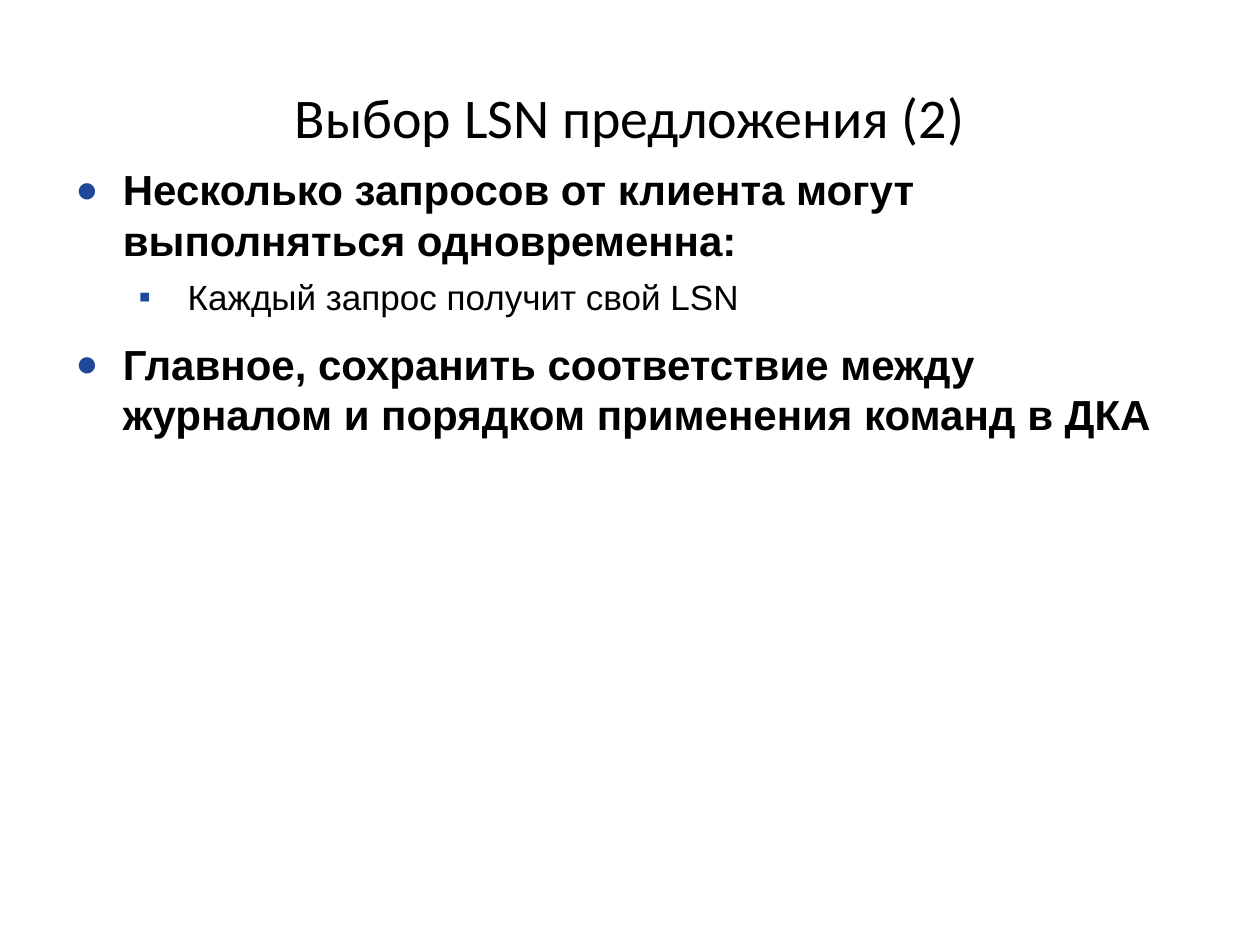
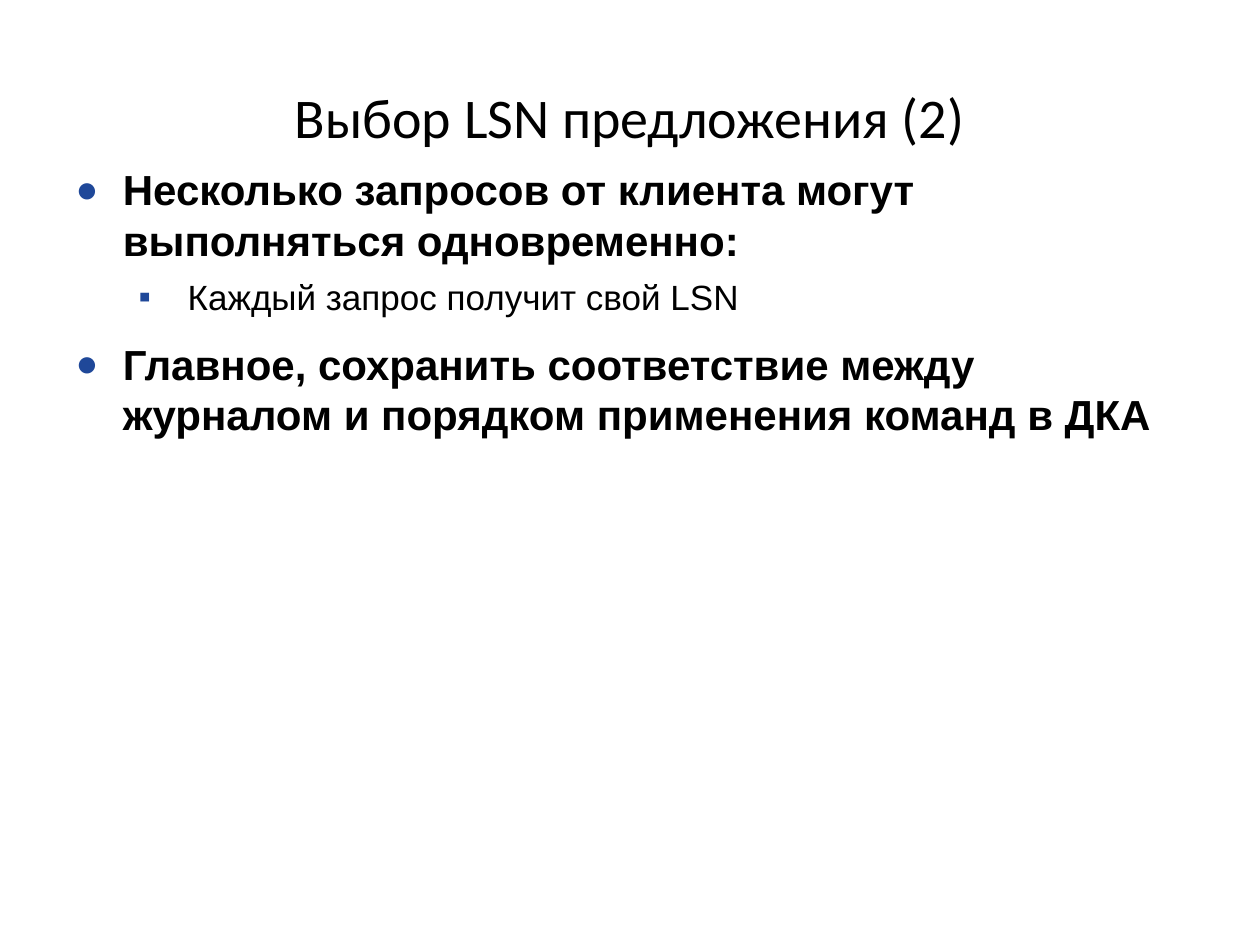
Before and after one commit to kostja/lectures, a slide deck: slide 23 of 2016/11_paxos.odp. Drawn at 1260x945 pixels with LibreOffice and Linux fonts; fonts in the diff are those of the drawing. Boxes give left, top, right and bottom in pixels: in the first picture for what was removed or moved away, otherwise in the second. Text is boxed around its words. In the diff, an @@ line names an element or a change of style, - is before the commit and + after.

```diff
--- a/2016/11_paxos.odp
+++ b/2016/11_paxos.odp
@@ text at (123,176,914,264): text changed @@
-● Несколько запросов от клиента могут выполняться одновременна:
+● Несколько запросов от клиента могут выполняться одновременно:
```
Also in this commit, not shown: 9 other slides changed, 1 slide added, 2 other files.
